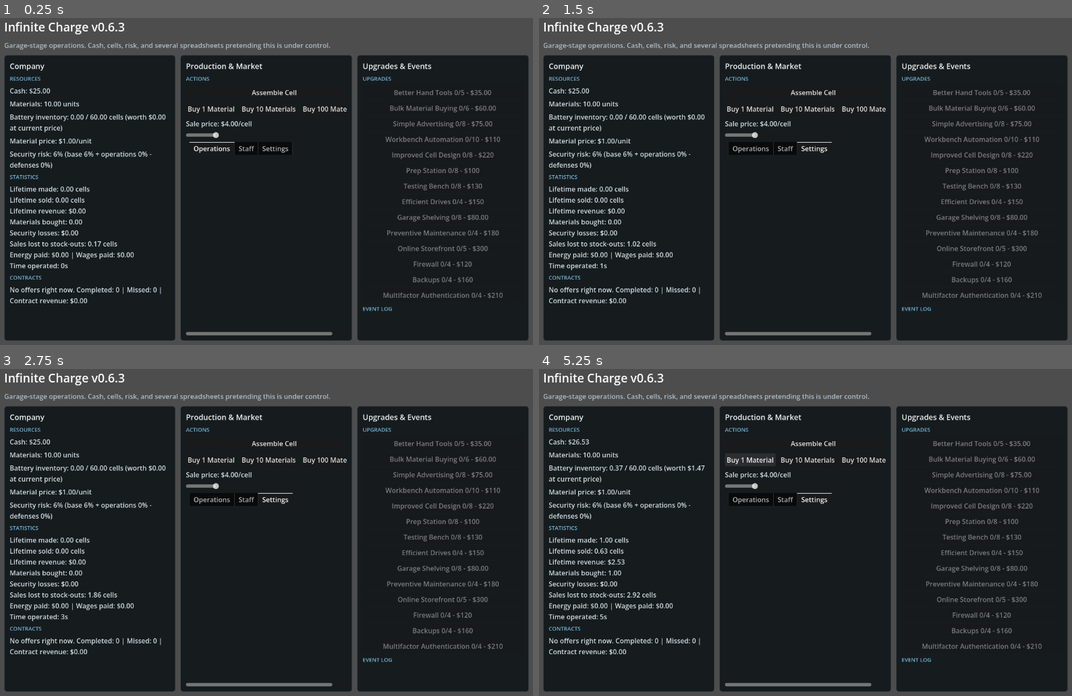
Above: before the commit, frames 1-4 (two rows, left to right).
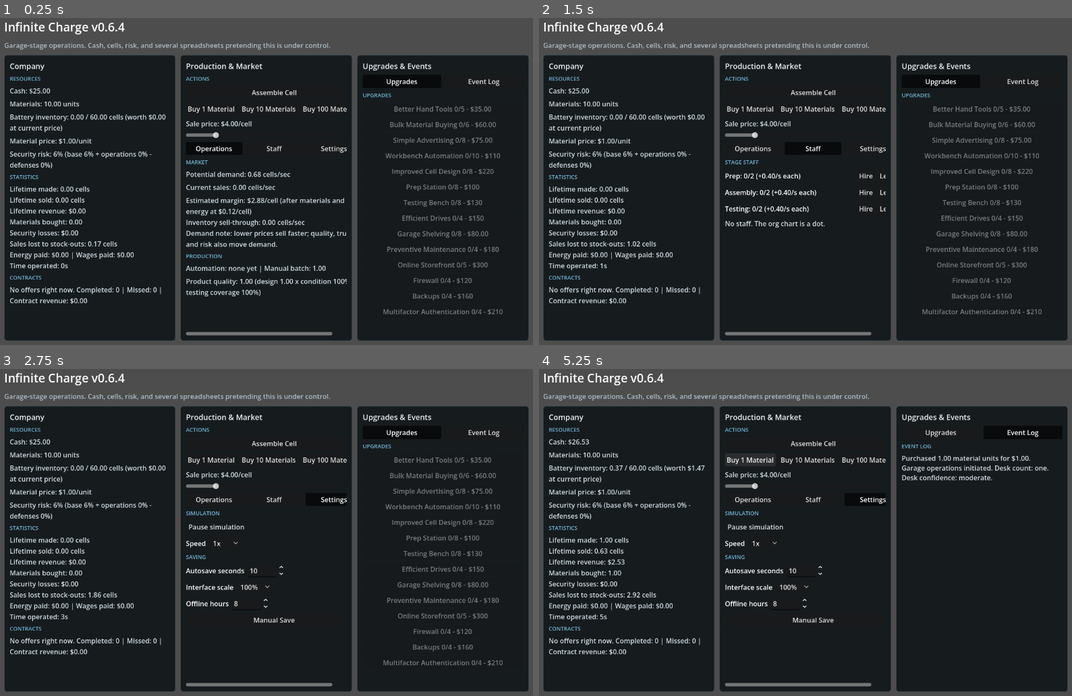
Above: after the commit, the same moments.

Repository: Moose151/infinite-charge
Game: Godot game, scene res://scenes/Main.tscn
Same seed, same stepped clock (60 frames per second), same inputs: the game is played once before the commit and once after it.
Inputs (mouse positions are in pixels of both pictures, inside the frame that each line leads up to):
- Up to frame 1 (0.25 s): no input
- Up to frame 2 (1.5 s): click (752, 148) at 0.5 s, where only the run after the commit has a clickable "Operations"; click (810, 148) at 1.25 s, where only the run after the commit has a clickable "Staff"
- Up to frame 3 (2.75 s): click (335, 499) at 2 s, where only the run after the commit has a clickable "Settings"
- Up to frame 4 (5.25 s): click (938, 431) at 2.75 s, where only the run after the commit has a clickable "Upgrades"; click (1024, 431) at 3.5 s, where only the run after the commit has a clickable "Event Log"; click "Assemble Cell" at 4.25 s; click "Buy 1 Material" at 5 s

The runs differ from the first frame. In frame 1, 4.9% of the frame differs, in the area x 22-95%, y 1-91%; in frame 2, 3.7%; in frame 3, 3.6%; in frame 4, 3.3%.

Commit message:
Make UI section navigation explicit

Diff:
--- a/project.godot
+++ b/project.godot
@@ -15,7 +15,7 @@
 [application]
 
 config/name="Infinite Charge"
-config/version="0.6.3"
+config/version="0.6.4"
 run/main_scene="res://scenes/Main.tscn"
 config/features=PackedStringArray("4.7", "Forward Plus")
 config/icon="res://icon.svg"
--- a/scripts/main.gd
+++ b/scripts/main.gd
@@ -35,6 +35,10 @@
 var decline_contract_button: Button
 var staff_labels: Dictionary = {}
 var wage_label: Label
+var middle_pages: Dictionary = {}
+var middle_nav_buttons: Dictionary = {}
+var right_pages: Dictionary = {}
+var right_nav_buttons: Dictionary = {}
 
 const UI_SCALES: Array[float] = [1.0]
 
@@ -166,34 +170,36 @@
 	price_slider.value_changed.connect(_on_price_changed)
 	middle.add_child(price_slider)
 
-	var tabs: TabContainer = TabContainer.new()
-	tabs.size_flags_horizontal = Control.SIZE_EXPAND_FILL
-	tabs.size_flags_vertical = Control.SIZE_EXPAND_FILL
-	middle.add_child(tabs)
-
-	var operations_tab: VBoxContainer = _add_tab(tabs, "Operations")
-	var staff_tab: VBoxContainer = _add_tab(tabs, "Staff")
-	var settings_tab: VBoxContainer = _add_tab(tabs, "Settings")
-
-	_add_section_heading(operations_tab, "Market")
-	demand_label = _add_label(operations_tab)
-	sales_label = _add_label(operations_tab)
-	market_label = _add_label(operations_tab)
-
-	_add_section_heading(operations_tab, "Production")
-	production_label = _add_label(operations_tab)
-	quality_label = _add_label(operations_tab)
-
-	condition_label = _add_label(operations_tab)
+	var middle_nav: HBoxContainer = HBoxContainer.new()
+	middle_nav.add_theme_constant_override("separation", 8)
+	middle.add_child(middle_nav)
+
+	var operations_page: VBoxContainer = _add_page(middle, "operations", middle_pages)
+	var staff_page: VBoxContainer = _add_page(middle, "staff", middle_pages)
+	var settings_page: VBoxContainer = _add_page(middle, "settings", middle_pages)
+	_add_view_button(middle_nav, "Operations", "operations", middle_pages, middle_nav_buttons)
+	_add_view_button(middle_nav, "Staff", "staff", middle_pages, middle_nav_buttons)
+	_add_view_button(middle_nav, "Settings", "settings", middle_pages, middle_nav_buttons)
+
+	_add_section_heading(operations_page, "Market")
+	demand_label = _add_label(operations_page)
+	sales_label = _add_label(operations_page)
+	market_label = _add_label(operations_page)
+
+	_add_section_heading(operations_page, "Production")
+	production_label = _add_label(operations_page)
+	quality_label = _add_label(operations_page)
+
+	condition_label = _add_label(operations_page)
 	service_button = Button.new()
 	service_button.pressed.connect(func() -> void: simulation.service_machines(state))
-	operations_tab.add_child(service_button)
-
-	_add_section_heading(staff_tab, "Stage Staff")
+	operations_page.add_child(service_button)
+
+	_add_section_heading(staff_page, "Stage Staff")
 	for role: String in ["prep", "assembly", "testing"]:
 		var staff_row: HBoxContainer = HBoxContainer.new()
 		staff_row.add_theme_constant_override("separation", 8)
-		staff_tab.add_child(staff_row)
+		staff_page.add_child(staff_row)
 
 		var staff_label: Label = Label.new()
 		staff_label.size_flags_horizontal = Control.SIZE_EXPAND_FILL
@@ -210,17 +216,17 @@
 		fire_button.pressed.connect(func() -> void: simulation.fire_worker(state, role))
 		staff_row.add_child(fire_button)
 
-	wage_label = _add_label(staff_tab)
-
-	_add_section_heading(settings_tab, "Simulation")
+	wage_label = _add_label(staff_page)
+
+	_add_section_heading(settings_page, "Simulation")
 	pause_button = CheckButton.new()
 	pause_button.text = "Pause simulation"
 	pause_button.toggled.connect(_on_pause_toggled)
-	settings_tab.add_child(pause_button)
+	settings_page.add_child(pause_button)
 
 	var speed_row: HBoxContainer = HBoxContainer.new()
 	speed_row.add_theme_constant_override("separation", 8)
-	settings_tab.add_child(speed_row)
+	settings_page.add_child(speed_row)
 
 	var speed_label: Label = Label.new()
 	speed_label.text = "Speed"
@@ -234,10 +240,10 @@
 	speed_option.item_selected.connect(_on_speed_selected)
 	speed_row.add_child(speed_option)
 
-	_add_section_heading(settings_tab, "Saving")
+	_add_section_heading(settings_page, "Saving")
 	var autosave_row: HBoxContainer = HBoxContainer.new()
 	autosave_row.add_theme_constant_override("separation", 8)
-	settings_tab.add_child(autosave_row)
+	settings_page.add_child(autosave_row)
 
 	var autosave_label: Label = Label.new()
 	autosave_label.text = "Autosave seconds"
@@ -252,7 +258,7 @@
 
 	var scale_row: HBoxContainer = HBoxContainer.new()
 	scale_row.add_theme_constant_override("separation", 8)
-	settings_tab.add_child(scale_row)
+	settings_page.add_child(scale_row)
 
 	var scale_label: Label = Label.new()
 	scale_label.text = "Interface scale"
@@ -266,7 +272,7 @@
 
 	var offline_row: HBoxContainer = HBoxContainer.new()
 	offline_row.add_theme_constant_override("separation", 8)
-	settings_tab.add_child(offline_row)
+	settings_page.add_child(offline_row)
 
 	var offline_label: Label = Label.new()
 	offline_label.text = "Offline hours"
@@ -282,12 +288,22 @@
 	var save_button: Button = Button.new()
 	save_button.text = "Manual Save"
 	save_button.pressed.connect(_manual_save)
-	settings_tab.add_child(save_button)
-
-	_add_section_heading(right, "Upgrades")
+	settings_page.add_child(save_button)
+	_show_view(middle_pages, middle_nav_buttons, "operations")
+
+	var right_nav: HBoxContainer = HBoxContainer.new()
+	right_nav.add_theme_constant_override("separation", 8)
+	right.add_child(right_nav)
+
+	var upgrades_page: VBoxContainer = _add_page(right, "upgrades", right_pages)
+	var events_page: VBoxContainer = _add_page(right, "events", right_pages)
+	_add_view_button(right_nav, "Upgrades", "upgrades", right_pages, right_nav_buttons)
+	_add_view_button(right_nav, "Event Log", "events", right_pages, right_nav_buttons)
+
+	_add_section_heading(upgrades_page, "Upgrades")
 	var upgrade_list: VBoxContainer = VBoxContainer.new()
 	upgrade_list.add_theme_constant_override("separation", 6)
-	right.add_child(upgrade_list)
+	upgrades_page.add_child(upgrade_list)
 	for definition: Dictionary in upgrades:
 		var button: Button = Button.new()
 		button.text = str(definition.get("name", "Upgrade"))
@@ -296,11 +312,13 @@
 		upgrade_buttons[str(definition.get("id", ""))] = button
 		upgrade_list.add_child(button)
 
-	_add_section_heading(right, "Event Log")
+	_add_section_heading(events_page, "Event Log")
 	event_log_label = RichTextLabel.new()
+	event_log_label.custom_minimum_size = Vector2(0.0, 360.0)
 	event_log_label.size_flags_vertical = Control.SIZE_EXPAND_FILL
 	event_log_label.bbcode_enabled = true
-	right.add_child(event_log_label)
+	events_page.add_child(event_log_label)
+	_show_view(right_pages, right_nav_buttons, "upgrades")
 
 func _make_panel(title: String) -> PanelContainer:
 	var panel: PanelContainer = PanelContainer.new()
@@ -346,18 +364,35 @@
 
 	return panel
 
-func _add_tab(parent: TabContainer, title: String) -> VBoxContainer:
-	var scroll: ScrollContainer = ScrollContainer.new()
-	scroll.name = title
-	scroll.size_flags_horizontal = Control.SIZE_EXPAND_FILL
-	scroll.size_flags_vertical = Control.SIZE_EXPAND_FILL
-	parent.add_child(scroll)
-
+func _add_page(parent: Control, key: String, pages: Dictionary) -> VBoxContainer:
 	var box: VBoxContainer = VBoxContainer.new()
+	box.name = key.capitalize()
 	box.add_theme_constant_override("separation", 8)
 	box.size_flags_horizontal = Control.SIZE_EXPAND_FILL
-	scroll.add_child(box)
+	box.visible = false
+	pages[key] = box
+	parent.add_child(box)
 	return box
+
+func _add_view_button(parent: Control, text: String, key: String, pages: Dictionary, buttons: Dictionary) -> Button:
+	var button: Button = Button.new()
+	button.text = text
+	button.toggle_mode = true
+	button.size_flags_horizontal = Control.SIZE_EXPAND_FILL
+	button.pressed.connect(func() -> void: _show_view(pages, buttons, key))
+	buttons[key] = button
+	parent.add_child(button)
+	return button
+
+func _show_view(pages: Dictionary, buttons: Dictionary, selected_key: String) -> void:
+	for key: String in pages:
+		var page: Control = pages[key] as Control
+		if page != null:
+			page.visible = key == selected_key
+	for key: String in buttons:
+		var button: Button = buttons[key] as Button
+		if button != null:
+			button.set_pressed_no_signal(key == selected_key)
 
 func _add_section_heading(parent: Control, text: String) -> Label:
 	var heading: Label = Label.new()
Not shown, changed: CHANGELOG.md
